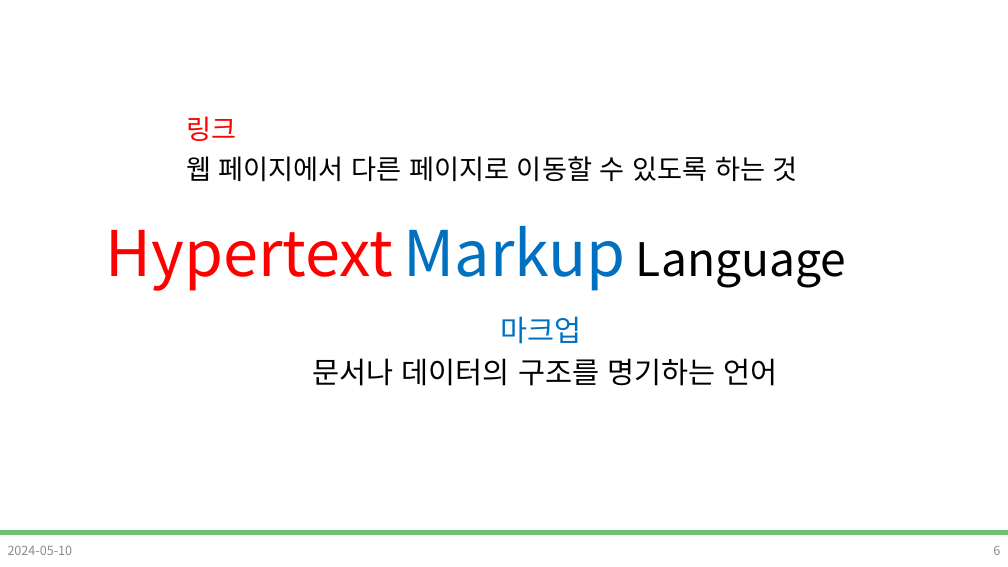
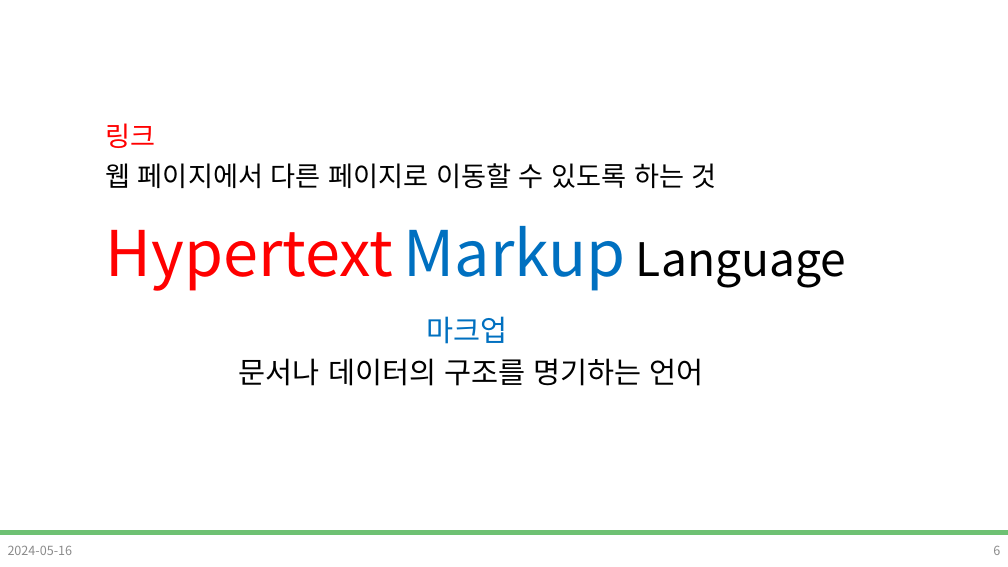
Before and after one commit to DevDamon0527/SeSAC_Yeongdeungpo_Campus_6th, a slide deck: slide 6 of material/[SeSAC_YDP_6] 02_HTML.pptx. Drawn at 1008x567 pixels with LibreOffice and Linux fonts; fonts in the diff are those of the drawing; background and template pictures are left out. Boxes give left, top, right and bottom in pixels: in the first picture for what was removed or moved away, otherwise in the second. Text is boxed around its words. In the diff, an @@ line names an element or a change of style, - is before the commit and + after.

```diff
--- a/material/[SeSAC_YDP_6] 02_HTML.pptx
+++ b/material/[SeSAC_YDP_6] 02_HTML.pptx
@@ text "링크": place and size @@
-text "링크" at (186, 116, 798, 181)
+text "링크" at (105, 123, 717, 188)
@@ text "마크업": place and size @@
-text "마크업" at (313, 316, 777, 386)
+text "마크업" at (239, 316, 704, 386)
@@ text at (8, 546, 73, 555): text changed @@
-2024-05-10
+2024-05-16
```
Also in this commit, not shown: 37 other slides changed, 4 slides added, 3 slides removed.
